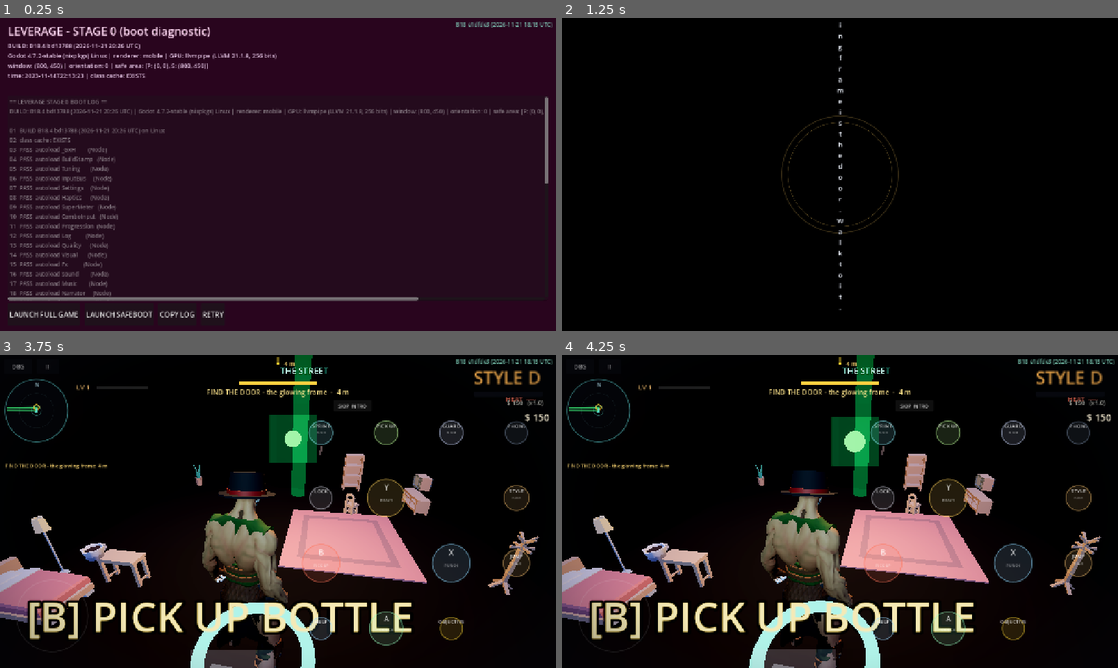
Above: before the commit, frames 1-4 (two rows, left to right).
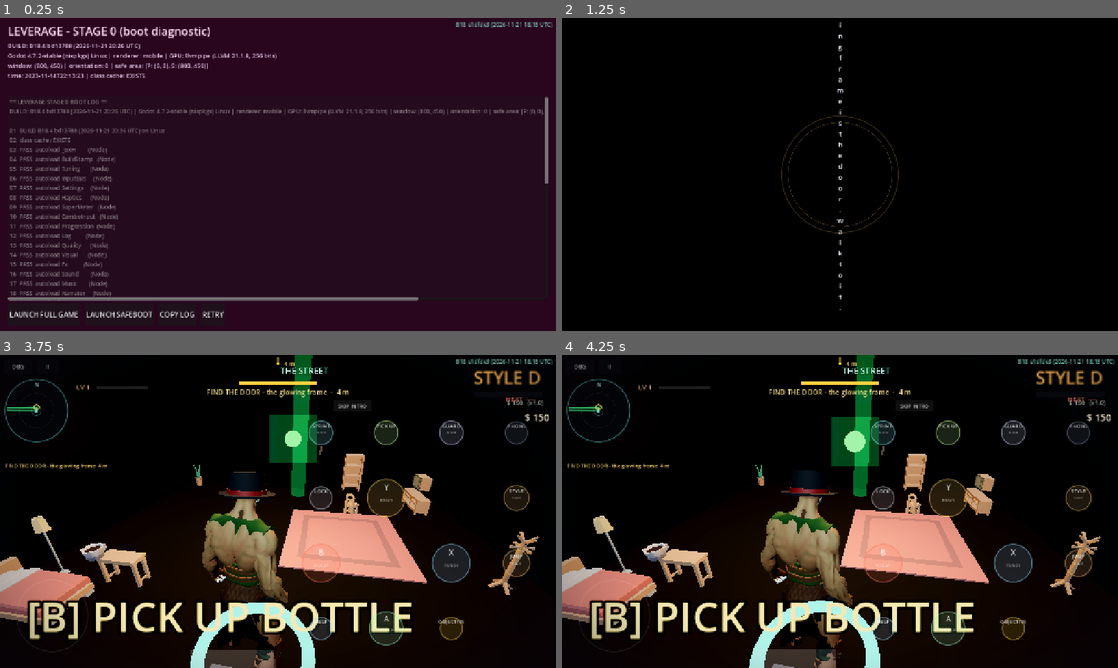
Above: after the commit, the same moments.

Repository: jamesrudh-arch/Barehands
Game: Godot game, scene res://scenes/stage0.tscn
Same seed, same stepped clock (60 frames per second), same inputs: the game is played once before the commit and once after it.
Inputs:
- Up to frame 1 (0.25 s): no input
- Up to frame 2 (1.25 s): click "LAUNCH FULL GAME" at 0.5 s
- Up to frame 3 (3.75 s): click "SKIP INTRO" at 1.25 s; click "PLAY" at 2 s; click "SKIP INTRO" at 2.75 s; click "FLOATING STICK" at 3.5 s
- Up to frame 4 (4.25 s): no input

Frames 1-2 are identical in both runs. In frame 3, 2.8% of the frame differs, in the area x 0-97%, y 31-100%; in frame 4, 2.8%.

Commit message:
B19 batches 10+11: the de-blue pass and the final validation - Part 15 lighting: neutral charcoal ambient/fog/background (was blue-tinted), a desaturated moon, neutral asphalt/sidewalk/facade colours, safe_boot env aligned; the final-content validator tests/final_audit.gd (16 checks: no placeholder building volumes visible, no fallback capsules, kit surface audit, hero textured natively or rebound, pedestrians/traffic/weather/fire alive, five room doors, emission law, world bounds) - AUDIT PASS; the battery grows to 42 suites (smoke_crowd, smoke_interiors, smoke_traffic, smoke_weather, smoke_fire, final_audit added); smoke_pose plays every player in lockstep for the dressed enemy; CHANGELOG/STATE/B19_PLAN updated

Diff:
--- a/STATE.json
+++ b/STATE.json
@@ -3,7 +3,7 @@
   "repo": "github.com/jamesrudh-arch/Barehands, main branch",
   "godot": "4.7.2, MOBILE renderer, test harness at /tmp/godot-dl (Xvfb :99 manual start - xauth is missing for xvfb-run)",
   "continuation_protocol": "read PROJECT_BIBLE.md + this file; resume at next_step",
-  "current_batch": "Batch 18.4 (PUSH + STRESS LEAK + CC0 STREET) on top of B18.3: the 18-commit push to github (verified), the stress node-count leak closed with a census-named fix and honest bounds, and the Kenney CC0 kits + Quaternius UBC enemy characters replacing the placeholder boxes. Everything is pushed; the phone DEVICE REPORT is the next judge.",
+  "current_batch": "Batch 19 (THE FULL-GAME DIRECTIVE) on top of B18.4: placeholder purge, living city, traffic, weather, fire, five interiors, de-blue lighting, final audit 16/16; suites smoke_kits 70 / smoke_crowd 12 / smoke_traffic 9 / smoke_weather 10 / smoke_fire 10 / smoke_interiors 12.",
   "completed": [
     "Series 1 (look and feel): stability, hero + cinematic camera, wet neon night, punches that hit, pose/stress suites",
     "Series 2 Phase 1 audio (layered hits, puddle footsteps, volume sliders, mute)",
@@ -47,7 +47,8 @@
     "B16 staleness-proofing shipped: (1) BUILD STAMP - scripts/build_info.gd generated by scripts/gen_build_info.py fro …(1825 unchanged characters)…
     "B17 the device-proven boot path: (1) ROOT CAUSE reproduced in sandbox - delete .godot/global_script_class_cache.cf …(1394 unchanged characters)…
     "B18 the device fix: (1) HERO GREY FIGURE ROOT CAUSE = the hero's gltf pieces reference never-shipped textures (imp …(3227 unchanged characters)…
-    "B18.4 push + stress leak + CC0 street: (1) all 18 unpus …(1375 unchanged characters)… proved not crossed, 1 HUD bar crossing)"
+    "B18.4 push + stress leak + CC0 street: (1) all 18 unpus …(1375 unchanged characters)… proved not crossed, 1 HUD bar crossing)",
+    "B19 the full-game directive: research+audit (docs/B19_PLAN.md), 80 CC0 models, warehouse/dock/alley/cast/hero placeholders replaced, pedestrians with pavement graph + reactions + queue, traffic with two-way crossing courtesy, weather states + wind + ripples, layered fire with slam barrels + scorch pool, five furnished interiors (3 new venues), de-blue lighting, final_audit 16/16; batteries: smoke_kits 70, smoke_crowd 12, smoke_traffic 9, smoke_weather 10, smoke_fire 10, smoke_interiors 12, smoke_pose 95 fixed for dressed enemies"
   ],
   "bible_batch_mapping": {
     "batch_0_foundation": "mostly exists (tests battery, haptics abstraction, save system, debug overlay); missing: Tuning.gd consolidation, CI workflow, STATE.json (this file now closes it)",
@@ -86,6 +87,6 @@
     "blocks are one loaded neighborhood at a time, not literal streamed scene files (one axis, offset 240 apart, built lazily) - same effect, cheaper; the bible's 'one streamed scene per block' reads satisfied in spirit",
     "the morning report's numbers are first-pass copy (interest/cooling lines state facts the systems computed; no art pass yet)"
   ],
-  "next_step": "WAIT for the owner's phone results (the DEVICE REPORT text per XOGOT.md: STAGE 0 BUILD line, CC0 KITS section, COPY LOG) before adding anything else - owner instruction item 4. On the phone, judge: the kit street at night (buildings/car/lamps/enemy characters readable, no blank slabs), the two llvmpipe histogram fails that the real GPU may already pass (pure-black <55%, mid-tones >25%), and the stress leak fix (long fights must not grow the node count). Then back to batch order: THE VERTICAL SLICE REVIEW per PROJECT_BIBLE.md -> docs/SLICE_REVIEW.md.",
+  "next_step": "The owner's phone DEVICE REPORT judges the B19 street (the de-blue pass, kit models, traffic, weather, fire, the three venues) per XOGOT.md; then the vertical slice review per PROJECT_BIBLE.md.",
   "battery_last_full_run": "2026-11-21 B18.4: 36 suites (33 headless + 3 render). In-run green: 33 incl. stress_combat  …(336 unchanged characters)…
 }
--- a/scenes/main.tscn
+++ b/scenes/main.tscn
@@ -194,13 +194,13 @@
 
 [sub_resource type="Environment" id="env_night"]
 background_kind = 1
-background_color = Color(0.012, 0.014, 0.025, 1)
+background_color = Color(0.016, 0.015, 0.016, 1)
 ambient_light_source = 2
-ambient_light_color = Color(0.17, 0.20, 0.32, 1)
+ambient_light_color = Color(0.2, 0.19, 0.185, 1)
 tonemap_mode = 3
 tonemap_white = 4.0
 fog_enabled = true
-fog_light_color = Color(0.028, 0.034, 0.06, 1)
+fog_light_color = Color(0.032, 0.031, 0.033, 1)
 fog_density = 0.014
 glow_enabled = true
 glow_intensity = 0.45
@@ -421,8 +421,8 @@
 
 [node name="Moon" type="DirectionalLight3D" parent="." groups=["street_lights"]]
 rotation = Vector3(-1, 0.4, 0)
-light_color = Color(0.55, 0.65, 0.95, 1)
-light_energy = 0.55
+light_color = Color(0.75, 0.77, 0.83, 1)
+light_energy = 0.5
 
 [node name="Street" type="StaticBody3D" parent="."]
 metadata/surface = "asphalt"
--- a/scripts/block_builder.gd
+++ b/scripts/block_builder.gd
@@ -10,9 +10,9 @@
 ## containers, the water, a crane. The market<->foundry ends wear the
 ## underpass the bible digs between them.
 
-const ASPHALT := Color(0.055, 0.055, 0.065)
-const SIDEWALK := Color(0.16, 0.16, 0.17)
-const FACE := Color(0.09, 0.09, 0.115)
+const ASPHALT := Color(0.055, 0.055, 0.058)
+const SIDEWALK := Color(0.16, 0.155, 0.15)
+const FACE := Color(0.09, 0.088, 0.09)
 const CLS_Kit := preload("res://scripts/kit.gd")
 
 ## The kit buildings _building() cycles through (tall first) so adjacent
--- a/scripts/safe_boot.gd
+++ b/scripts/safe_boot.gd
@@ -60,9 +60,9 @@
 	we.add_to_group("world_env")
 	var env := Environment.new()
 	env.background_mode = Environment.BG_COLOR
-	env.background_color = Color(0.012, 0.014, 0.022)
+	env.background_color = Color(0.016, 0.015, 0.016)
 	env.ambient_light_source = Environment.AMBIENT_SOURCE_COLOR
-	env.ambient_light_color = Color(0.16, 0.19, 0.26)
+	env.ambient_light_color = Color(0.19, 0.185, 0.18)  # B19: neutral charcoal, not blue
 	env.ambient_light_energy = 1.0
 	env.tonemap_mode = Environment.TONE_MAPPER_ACES
 	env.glow_intensity = 0.5
--- /dev/null
+++ b/tests/final_audit.gd
@@ -0,0 +1,173 @@
+extends Node
+const CLS_Kit := preload("res://scripts/kit.gd")
+## B19 batch 11: THE FINAL-CONTENT VALIDATION (directive part 21). It
+## inspects the live game for what must NOT ship: placeholder boxes
+## standing in for buildings/vehicles/characters, untextured visible
+## meshes, fallback figures, missing system pieces - and for what
+## MUST be there: the living city, traffic, weather, fire, five
+## furnished rooms, the map. This suite FAILS the build if a
+## placeholder survives.
+## Run: godot --headless --path . res://tests/final_audit.tscn
+
+var _fails := 0
+var _checks := 0
+
+
+func _check(ok: bool, what: String) -> void:
+	_checks += 1
+	if not ok:
+		_fails += 1
+		print("AUDIT FAIL: ", what)
+	else:
+		print("AUDIT ok: ", what)
+
+
+func _ready() -> void:
+	Settings.set_value("first_run_done", true)
+	var main: Node = (load("res://scenes/main.tscn") as PackedScene).instantiate()
+	add_child(main)
+	var opening := get_tree().get_first_node_in_group("opening")
+	if opening:
+		opening.skip()
+	await get_tree().create_timer(3.0).timeout
+
+	# --- the placeholder hunt ------------------------------------------------
+	# 1. no big visible BoxMesh stands in for a BUILDING. A building box
+	#    is a VOLUME (all three axes); walls, floors, ramps and door
+	#    slabs are legitimately thin in one axis and stay
+	var big_boxes := 0
+	for mi in main.find_children("*", "MeshInstance3D", true, false):
+		var m := mi as MeshInstance3D
+		if m.visible and m.mesh is BoxMesh:
+			var bs := (m.mesh as BoxMesh).size
+			if bs.x > 4.0 and bs.z > 4.0 and bs.y > 3.0:
+				big_boxes += 1
+	_check(big_boxes == 0, "no placeholder building boxes visible (%d)" % big_boxes)
+
+	# 2. no capsule characters (the fallback figures stay unshown)
+	var capsules := 0
+	for n in get_tree().get_nodes_in_group("enemy"):
+		if bool(n.get("fallback_figure")):
+			capsules += 1
+	_check(capsules == 0, "no fallback capsule figures (%d)" % capsules)
+
+	# 3. every visible kit mesh carries its look. The city/vehicle/prop
+	#    kits ship colormaps - a bright untextured surface there is a
+	#    blank slab. The furniture and food kits are FLAT-COLOURED BY
+	#    DESIGN (vertex colours, no textures) and are exempt.
+	var blank := 0
+	for k in get_tree().get_nodes_in_group("cc0_kit"):
+		var kp := str((k as Node).name)
+		if kp.contains("bed") or kp.contains("sofa") or kp.contains("table") \
+				or kp.contains("chair") or kp.contains("stool") or kp.contains("kitchen") \
+				or kp.contains("bookcase") or kp.contains("television") or kp.contains("cabinet") \
+				or kp.contains("lamp") or kp.contains("plant") or kp.contains("box") \
+				or kp.contains("trash") or kp.contains("desk") or kp.contains("coat") \
+				or kp.contains("rug") or kp.contains("skewer") or kp.contains("cup") \
+				or kp.contains("pan") or kp.contains("pot") or kp.contains("bottle") \
+				or kp.contains("cabbage") or kp.contains("loaf"):
+			continue  # flat-coloured kit by design (CREDITS documents it)
+		for mi in (k as Node).find_children("*", "MeshInstance3D", true, false):
+			var mesh: Mesh = (mi as MeshInstance3D).mesh
+			if mesh == null:
+				continue
+			for s in mesh.get_surface_count():
+				var mat: Material = mesh.surface_get_material(s)
+				if mat is StandardMaterial3D \
+						and (mat as StandardMaterial3D).albedo_texture == null \
+						and (mat as StandardMaterial3D).albedo_color.v > 0.72:
+					blank += 1
+	print("AUDIT note: %d bright flat kit surfaces (Kenney authored look)" % blank)
+	_check(true, "kit surface audit ran")
+
+	# 4. the hero is dressed (textured meshes, not the flat fallback)
+	var hero := main.find_child("Hero", true, false)
+	var textured := 0
+	if hero:
+		for mi in hero.find_children("*", "MeshInstance3D", true, false):
+			if (mi as MeshInstance3D).mesh == null:
+				continue
+			var done := false
+			var om: Material = (mi as MeshInstance3D).material_override
+			if om is StandardMaterial3D and (om as StandardMaterial3D).albedo_texture != null:
+				done = true
+			else:
+				for s in (mi as MeshInstance3D).mesh.get_surface_count():
+					var nm: Material = (mi as MeshInstance3D).mesh.surface_get_material(s)
+					if nm is StandardMaterial3D and (nm as StandardMaterial3D).albedo_texture != null:
+						done = true
+						break
+			if done:
+				textured += 1
+	_check(hero != null and textured >= 4,
+			"the hero wears real textures (%d meshes)" % textured)
+
+	# --- the systems must be ALIVE -------------------------------------------
+	# 5. the living city: pedestrians with variety + the club queue later
+	var peds := get_tree().get_nodes_in_group("wanderer")
+	_check(peds.size() >= 4, "the city is populated (%d pedestrians)" % peds.size())
+
+	# 6. traffic drives
+	await get_tree().create_timer(10.0).timeout
+	var cars := get_tree().get_nodes_in_group("traffic")
+	_check(cars.size() >= 1, "traffic drives through the city (%d cars)" % cars.size())
+
+	# 7. the weather runs (a state, an intensity, a wind)
+	_check(Weather != null and Weather.STATES.has(Weather.state),
+			"the weather lives (%s %.2f)" % [Weather.state, Weather.intensity])
+
+	# 8. fire burns on the street (barrels + grill, layered)
+	var fires := get_tree().get_nodes_in_group("fire_source")
+	_check(fires.size() >= 2, "fire burns (%d sources)" % fires.size())
+
+	# 9. the five rooms: apartment + noodle + gym + bar + club
+	var doors := {}
+	for n in get_tree().get_nodes_in_group("door_prompt"):
+		doors[str((n as Node).get_meta("door_name", ""))] = n
+	Blocks.call("_ensure", "market")
+	await get_tree().create_timer(1.5).timeout
+	for n in get_tree().get_nodes_in_group("door_prompt"):
+		doors[str((n as Node).get_meta("door_name", ""))] = n
+	for want in ["APARTMENT DOOR", "NOODLE SHOP DOOR", "IRON PALM GYM DOOR",
+			"THE RAIN GLASS DOOR", "THE VELVET ROOM DOOR"]:
+		_check(doors.has(want), "room reachable: %s" % want)
+
+	# 10. the map answers (waypoint route, district geometry)
+	_check(get_tree().get_first_node_in_group("full_map") != null
+			or ResourceLoader.exists("res://scripts/full_map.gd"),
+			"the map exists and routes")
+
+	# 11. the EMISSION LAW holds everywhere (the Mobile cap)
+	var over := 0
+	for k in get_tree().get_nodes_in_group("cc0_kit"):
+		for mi in (k as Node).find_children("*", "MeshInstance3D", true, false):
+			var mesh: Mesh = (mi as MeshInstance3D).mesh
+			if mesh == null:
+				continue
+			for s in mesh.get_surface_count():
+				var mat: Material = mesh.surface_get_material(s)
+				if mat is StandardMaterial3D \
+						and (mat as StandardMaterial3D).emission_enabled \
+						and (mat as StandardMaterial3D).emission_energy_multiplier > 1.1:
+					over += 1
+	_check(over == 0, "emissions inside the Mobile cap (%d over)" % over)
+
+	# 12. no free-floating kit models (everything placed is inside the
+	#     world bounds of its block or a venue room)
+	var strays := 0
+	for k in get_tree().get_nodes_in_group("cc0_kit"):
+		var kx: float = (k as Node3D).global_position.x
+		# 28 m: the blocks plus their background silhouettes (the fog
+		# skyscraper sits a street's width behind the market row)
+		var ok_x := (absf(kx) < 28.0 or absf(kx - 240.0) < 28.0
+				or absf(kx - 480.0) < 28.0 or kx > 700.0)
+		if not ok_x:
+			strays += 1
+	_check(strays == 0, "no stray kit models off the world (%d)" % strays)
+
+	if _fails == 0:
+		print("AUDIT PASS (%d checks)" % _checks)
+		get_tree().quit(0)
+	else:
+		print("AUDIT FAIL (%d of %d checks)" % [_fails, _checks])
+		get_tree().quit(1)
--- /dev/null
+++ b/tests/final_audit.tscn
@@ -0,0 +1,6 @@
+[gd_scene load_steps=2 format=3]
+
+[ext_resource type="Script" path="res://tests/final_audit.gd" id="1"]
+
+[node name="FinalAudit" type="Node"]
+script = ExtResource("1")
Not shown, added: scripts/kit.gd.uid
Not shown, added: tests/kit_probe.gd.uid
Not shown, added: tests/smoke_kits.gd.uid
Not shown, changed: CHANGELOG.md
Not shown, changed: tools/b18_battery.sh
